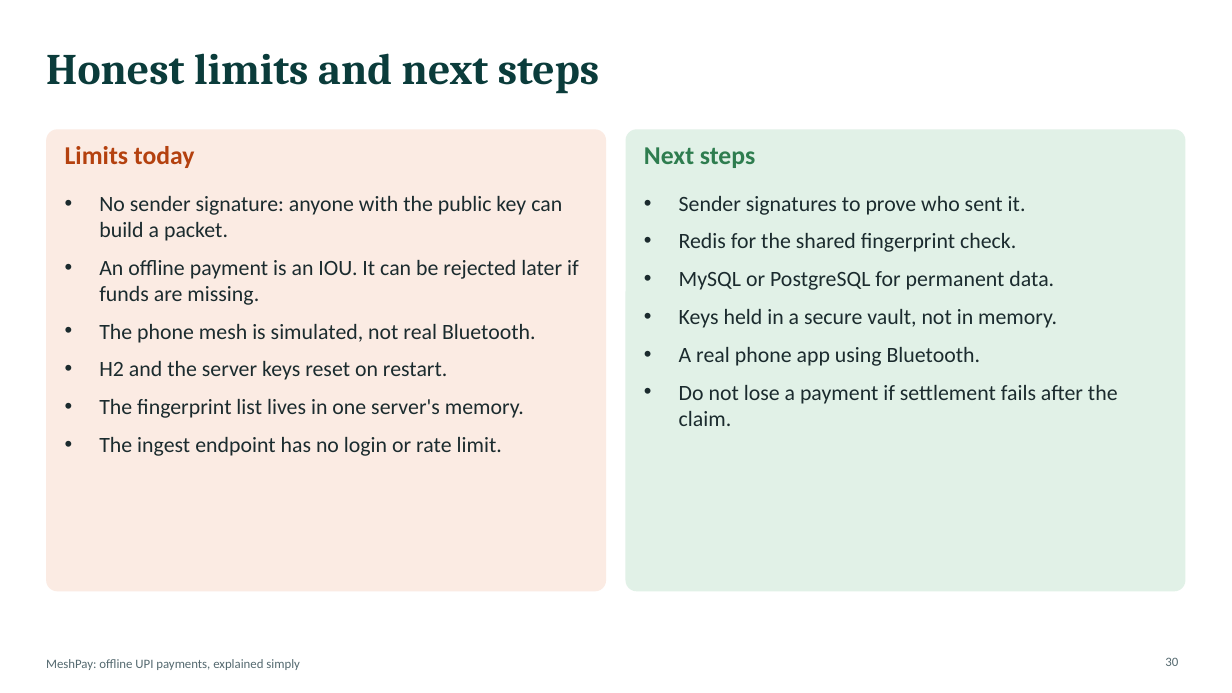
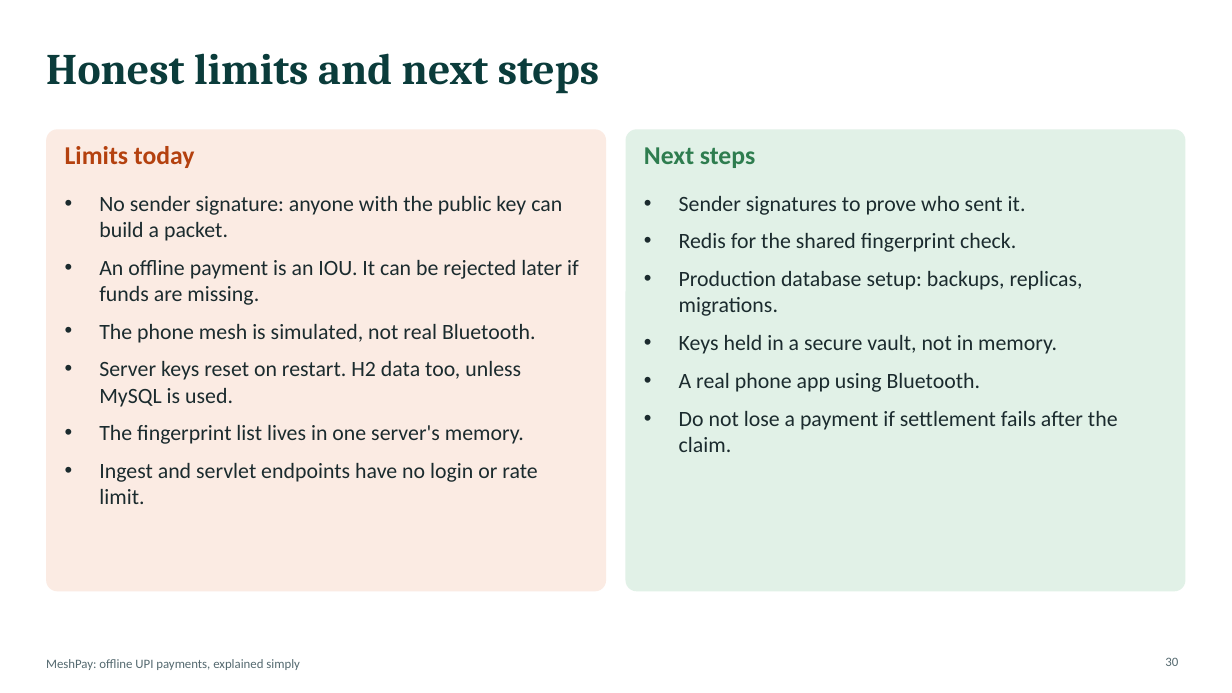
Before and after one commit to shaswatnaman/upi-offline-mesh, a slide deck: slide 30 of docs/MeshPay_Presentation.pptx. Drawn at 1232x693 pixels with LibreOffice and Linux fonts; fonts in the diff are those of the drawing. Boxes give left, top, right and bottom in pixels: in the first picture for what was removed or moved away, otherwise in the second. Text is boxed around its words. In the diff, an @@ line names an element or a change of style, - is before the commit and + after.

```diff
--- a/docs/MeshPay_Presentation.pptx
+++ b/docs/MeshPay_Presentation.pptx
@@ text at (x1=679, y1=271, x2=1083, y2=316): text changed @@
-• MySQL or PostgreSQL for permanent data.
+• Production database setup: backups, replicas, migrations.
@@ text at (x1=99, y1=361, x2=521, y2=407): text changed @@
-• H2 and the server keys reset on restart.
+• Server keys reset on restart. H2 data too, unless MySQL is used.
@@ text at (x1=99, y1=463, x2=537, y2=504): text changed @@
-• The ingest endpoint has no login or rate limit.
+• Ingest and servlet endpoints have no login or rate limit.
```
Also in this commit, not shown: 8 other slides changed, 3 slides added, 3 slides removed, 1 other file.
